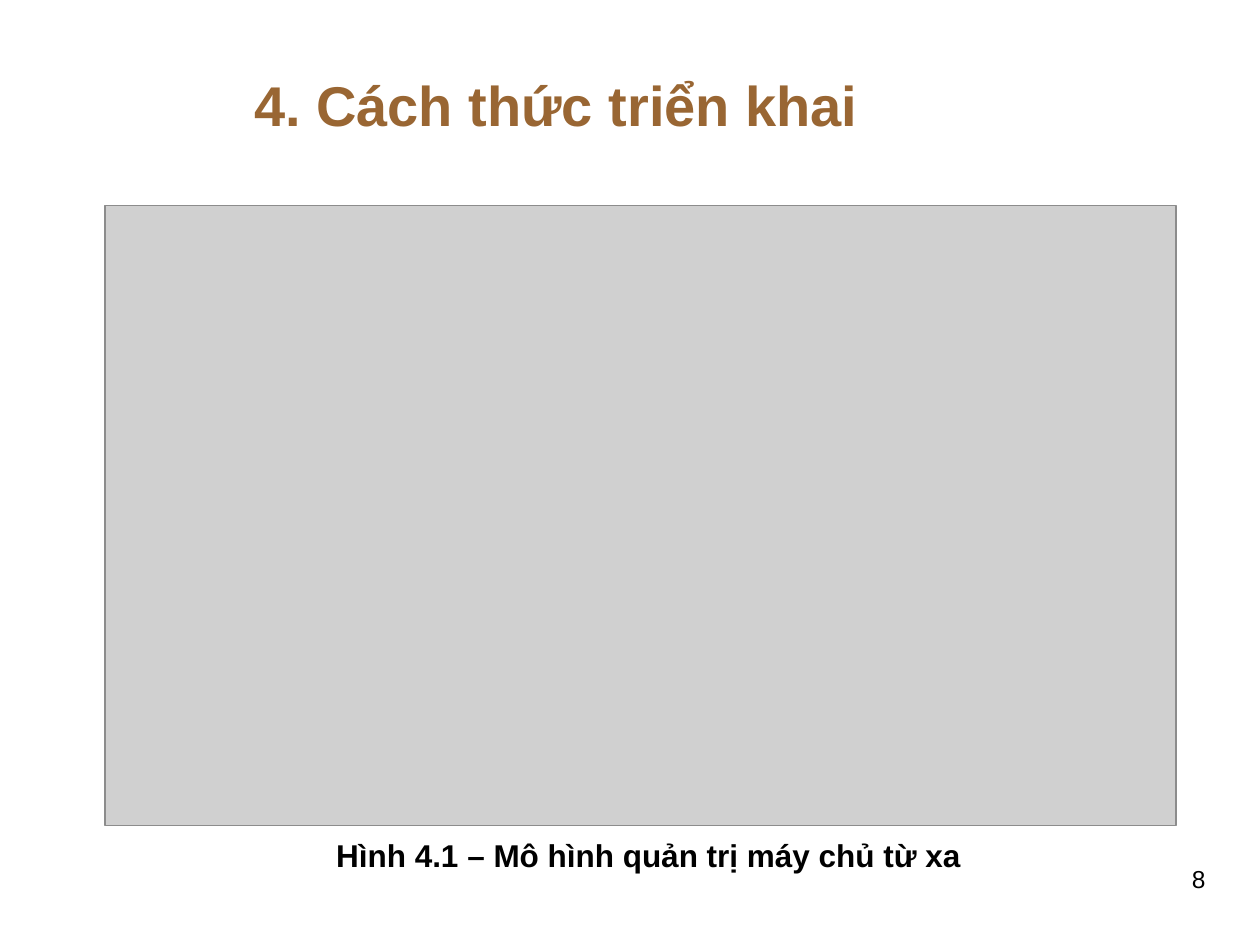
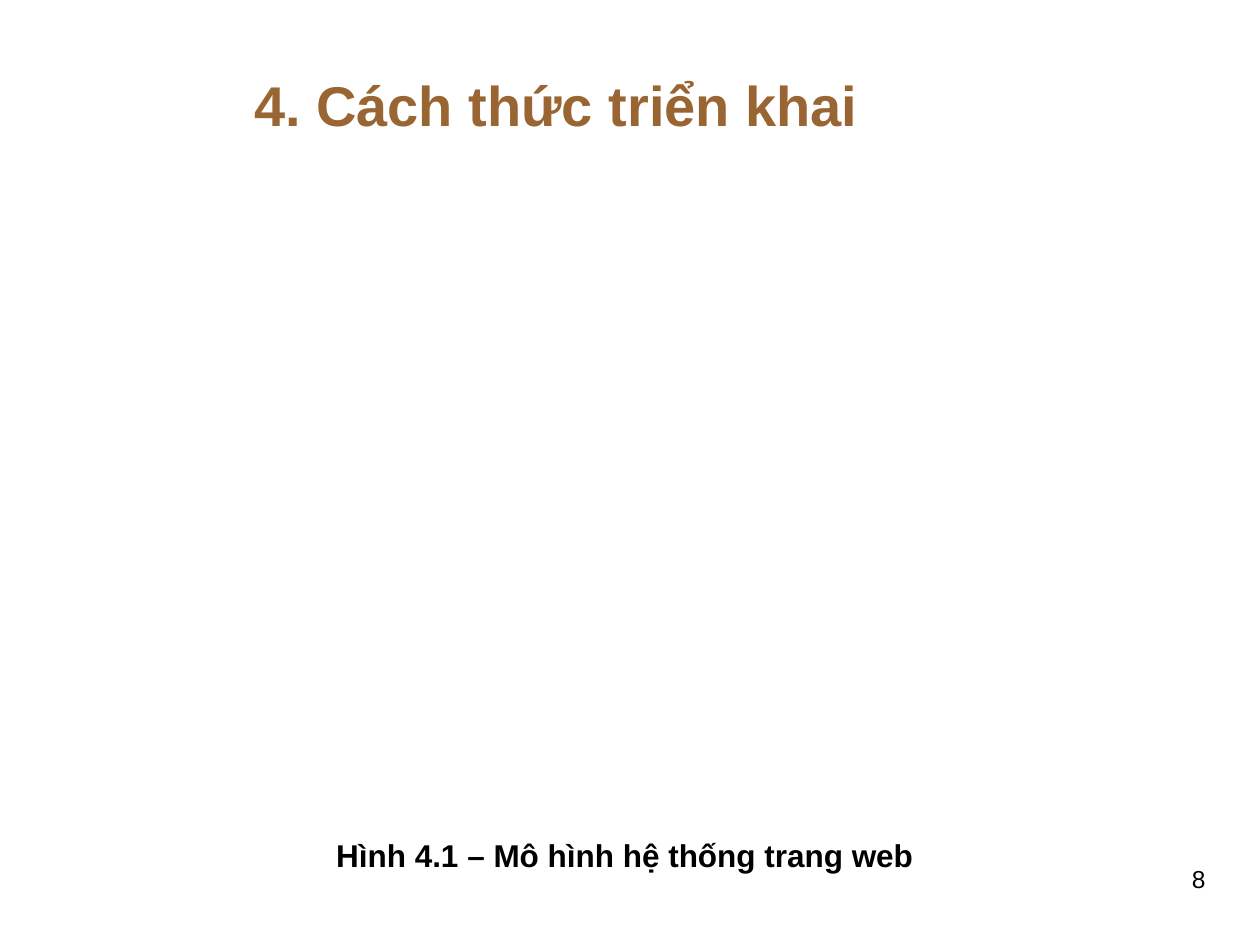
Before and after one commit to thuhuynh4393/testfrontend, a slide deck: slide 8 of Thu HUynh - SLide bao cao.ppt. Drawn at 1260x945 pixels with LibreOffice and Linux fonts; fonts in the diff are those of the drawing; grey boxes stand for pictures; background and template pictures are left out. Boxes give left, top, right and bottom in pixels: in the first picture for what was removed or moved away, otherwise in the second. Text is boxed around its words. In the diff, an @@ line names an element or a change of style, - is before the commit and + after.

```diff
--- a/Thu HUynh - SLide bao cao.ppt
+++ b/Thu HUynh - SLide bao cao.ppt
@@ picture removed at (105, 205, 1176, 825) @@
@@ text at (336, 842, 913, 873): text changed @@
-Hình 4.1 – Mô hình quản trị máy chủ từ xa
+Hình 4.1 – Mô hình hệ thống trang web
```
Also in this commit, not shown: 3 other slides changed, 1 slide added.
